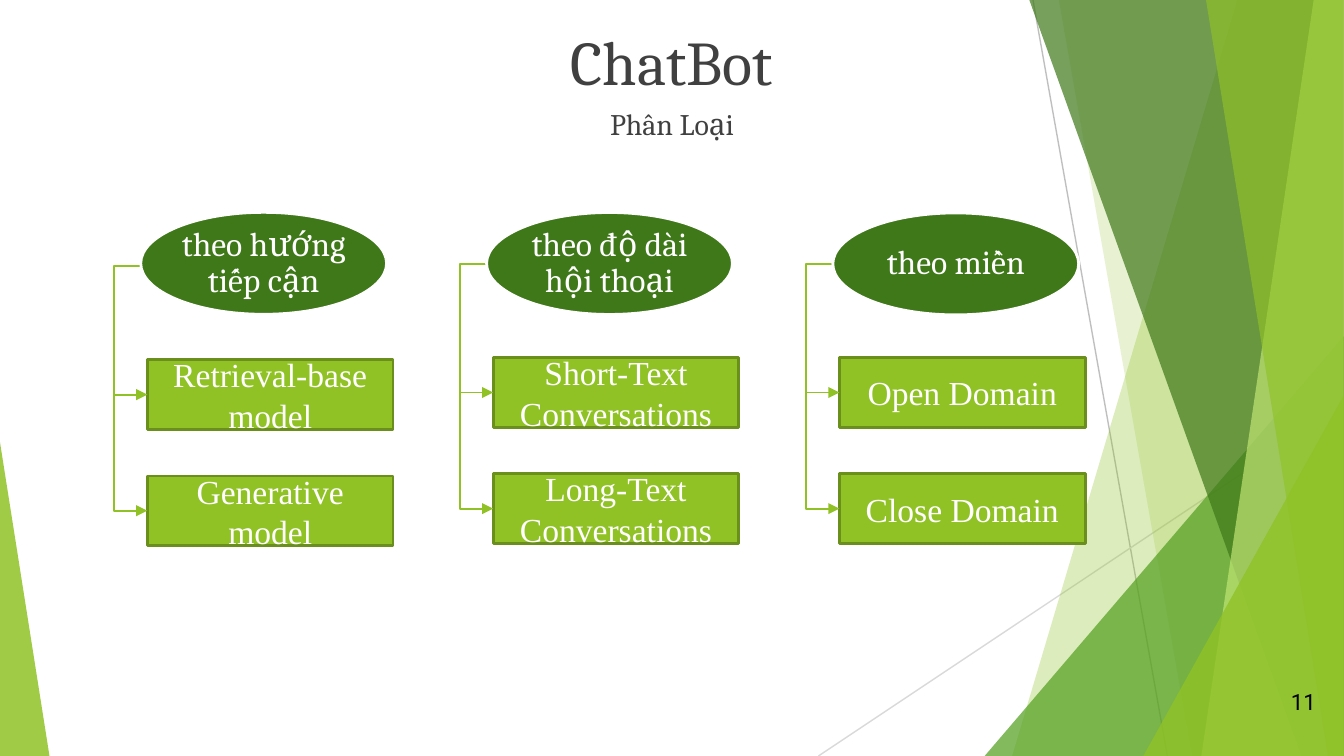
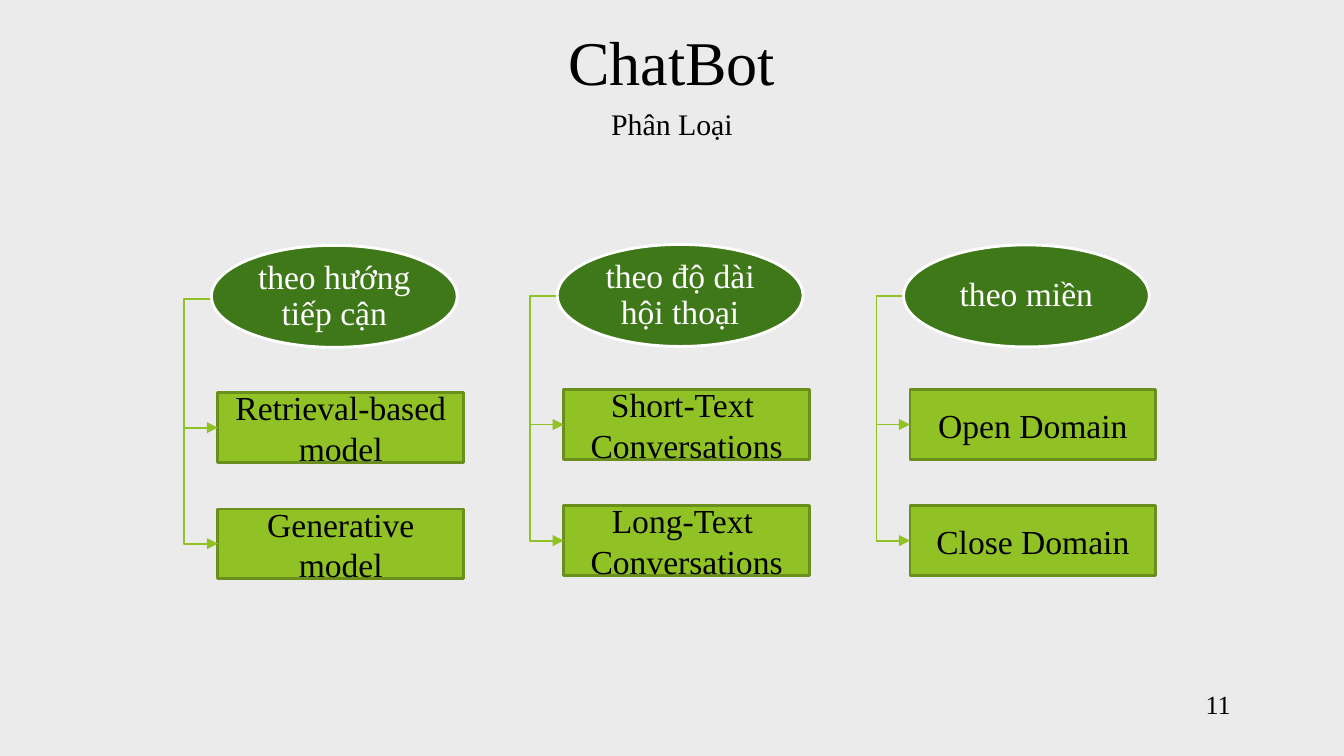
Before and after one commit to vanvibig/BaoCaoLuanVan, a slide deck: slide 11 of LVTN_Vi.pptx. Drawn at 1344x756 pixels with LibreOffice and Linux fonts; fonts in the diff are those of the drawing. Boxes give left, top, right and bottom in pixels: in the first picture for what was removed or moved away, otherwise in the second. Text is boxed around its words. In the diff, an @@ line names an element or a change of style, - is before the commit and + after.

```diff
--- a/LVTN_Vi.pptx
+++ b/LVTN_Vi.pptx
@@ background #FFFFFF to #EBEBEB @@
@@ text "ChatBot" at [568, 42, 775, 86]: font Cambria to Times New Roman, text colour #404040 to #000000 @@
@@ text "Phân Loại" at [611, 114, 733, 140]: font Cambria to Times New Roman, text colour #404040 to #000000 @@
@@ font Cambria to Times New Roman in 3 elements at [903, 245, 1149, 347], [558, 245, 804, 347], [211, 246, 457, 348] @@
@@ 5 rectangles, 2 elbow arrows, 1 arrow: place and size @@
-5 rectangles, 2 elbow arrows, 1 arrow at [114, 261, 1086, 544]
+5 rectangles, 2 elbow arrows, 1 arrow at [185, 293, 1156, 575]
@@ text in rectangle at [235, 396, 446, 421]: text changed; text colour #FFFFFF to #000000 @@
-Retrieval-base
+Retrieval-based
@@ text in rectangle at [591, 393, 783, 464]: text changed; text colour #FFFFFF to #000000 @@
-Short-Text Conversations
+Short-Text
+Conversations
@@ group removed at [0, 0, 1344, 756]: 5 freeform shapes, 3 triangles, 2 lines @@
@@ text in rectangle at [299, 437, 383, 467]: text colour #FFFFFF to #000000 in "model" @@
@@ 3 freeform shapes, 2 arrows, 1 rectangle, 1 elbow arrow: place and size @@
-3 freeform shapes, 2 arrows, 1 rectangle, 1 elbow arrow at [114, 212, 1079, 546]
+3 freeform shapes, 2 arrows, 1 rectangle, 1 elbow arrow at [184, 245, 1149, 579]
@@ text colour #FFFFFF to #000000 in 3 elements at [910, 505, 1156, 575], [910, 390, 1156, 460], [218, 509, 464, 579] @@
@@ text in rectangle at [591, 511, 783, 580]: text changed; text colour #FFFFFF to #000000 @@
-Long-Text Conversations
+Long-Text
+Conversations
@@ page number: place and size @@
-page number at [1291, 694, 1316, 710]
+page number at [1206, 697, 1231, 714]
@@ page number at [1206, 697, 1231, 714]: size 12 to 14 pt, font Roboto to Times New Roman @@
```
Also in this commit, not shown: 35 other slides changed, 2 slides added, 1 slide removed, 1 other file.
